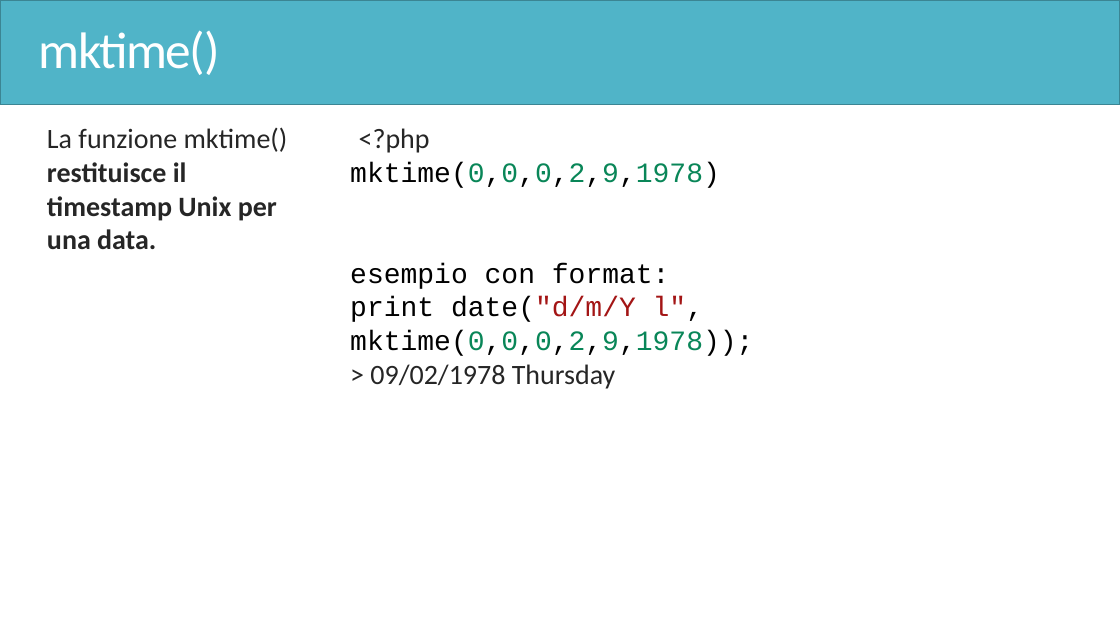
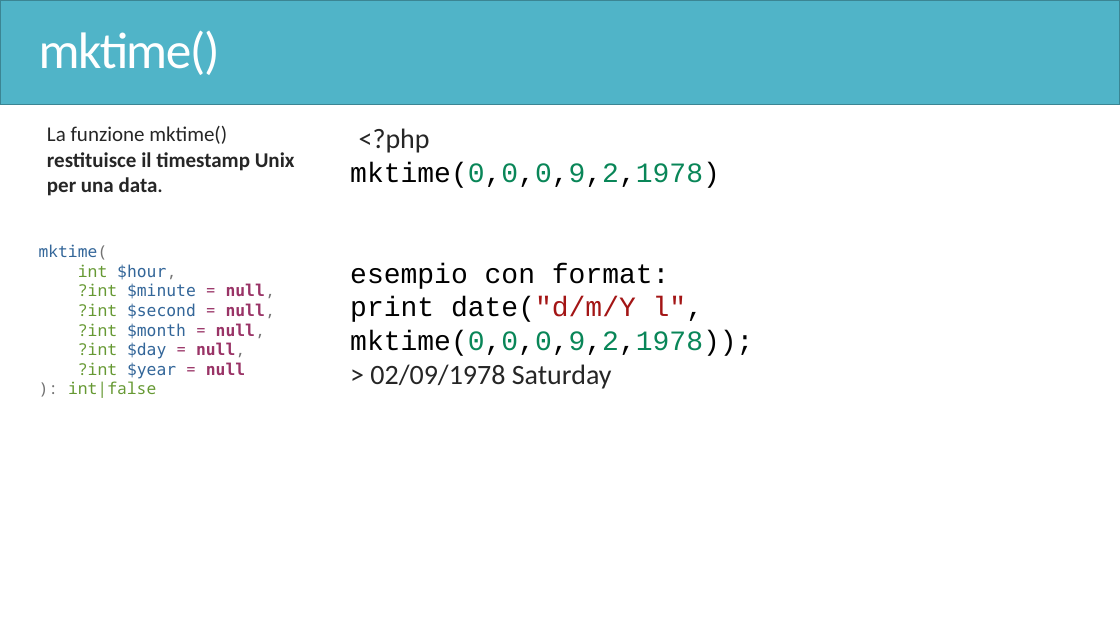
Before and after one commit to ingEnricoGiorgi/corso-magento-php, a slide deck: slide 190 of PHP.pptx. Drawn at 1120x630 pixels with LibreOffice and Linux fonts; fonts in the diff are those of the drawing. Boxes give left, top, right and bottom in pixels: in the first picture for what was removed or moved away, otherwise in the second. Text is boxed around its words. In the diff, an @@ line names an element or a change of style, - is before the commit and + after.

```diff
--- a/PHP.pptx
+++ b/PHP.pptx
@@ text at (x1=47, y1=126, x2=295, y2=196): size 24 to 18 pt in "La funzione mktime() restituisce il timestamp Unix ..."; size 24 to 16 pt in "data." @@
@@ text at (x1=350, y1=162, x2=720, y2=188): text changed @@
-mktime(0,0,0,2,9,1978)
+mktime(0,0,0,9,2,1978)
@@ text at (x1=39, y1=244, x2=275, y2=398): paragraph added @@
+mktime(
+int $hour,
+?int $minute = null,
+?int $second = null,
+?int $month = null,
+?int $day = null,
+?int $year = null
+): int|false
@@ text at (x1=350, y1=297, x2=753, y2=389): text changed @@
-print date("d/m/Y l", mktime(0,0,0,2,9,1978));
-> 09/02/1978 Thursday
+print date("d/m/Y l", mktime(0,0,0,9,2,1978));
+> 02/09/1978 Saturday
```
Also in this commit, not shown: 51 other slides changed, 1 slide added, 2 slides removed, 14 other files.
